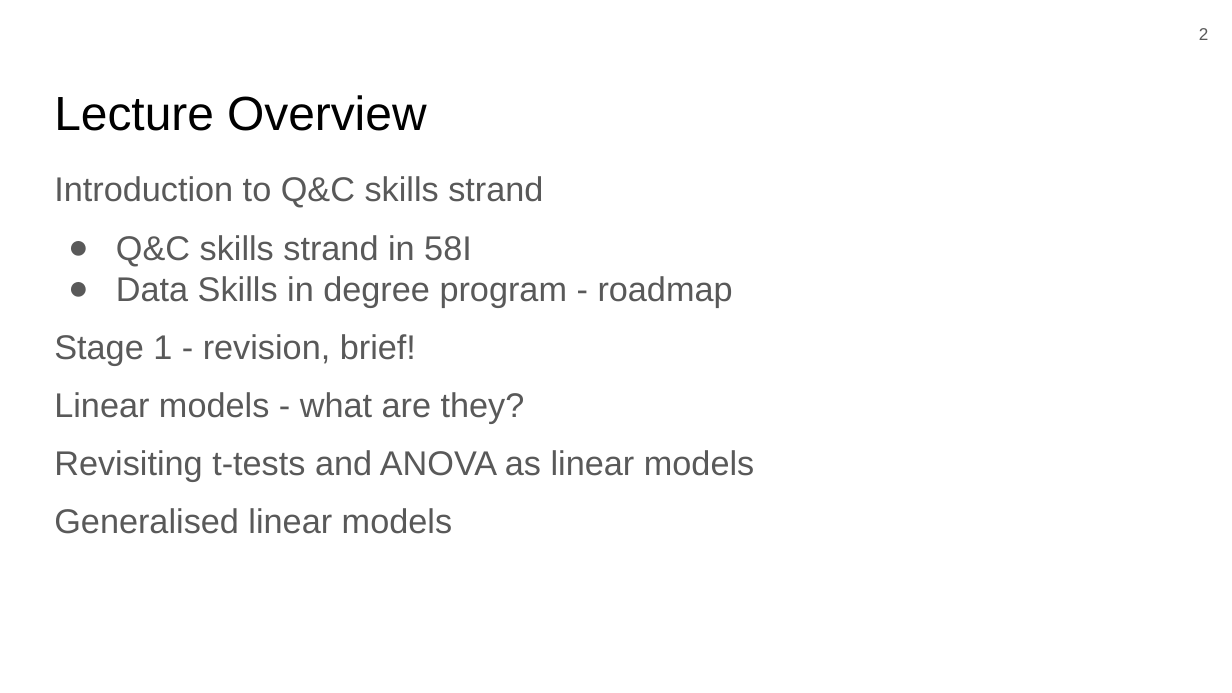
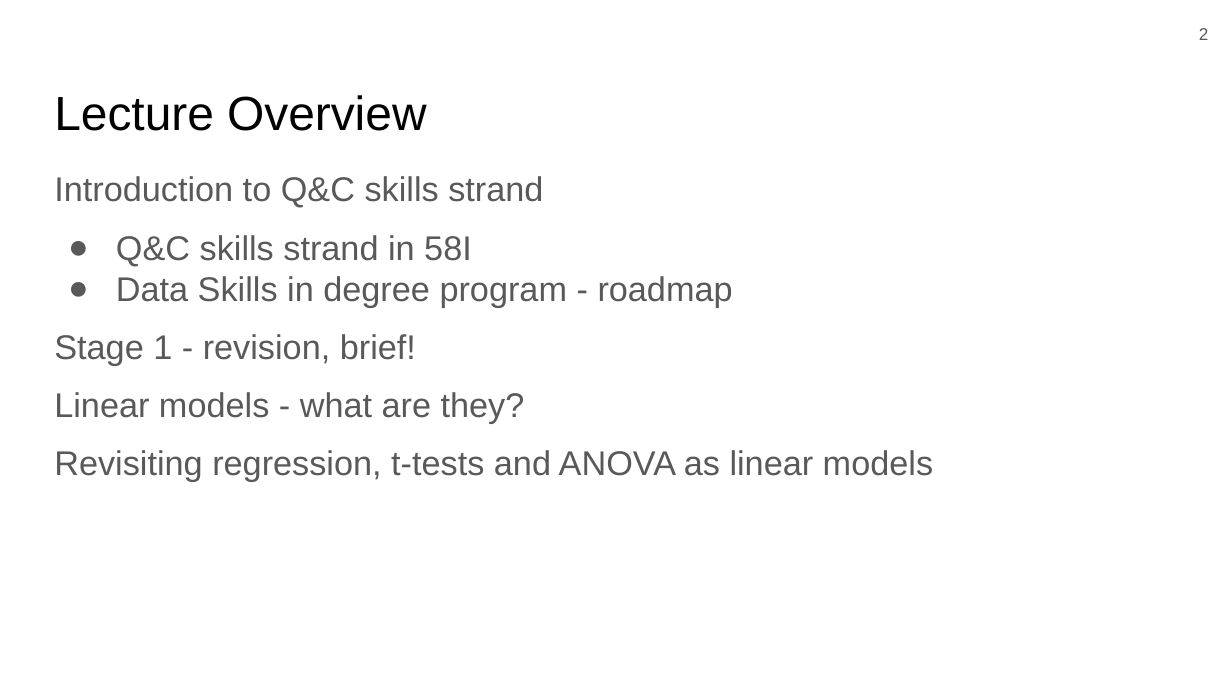
Before and after one commit to 3mmaRand/58I_quant_and_comp_2019, a slide deck: slide 2 of slides/introduction_2019.pptx. Drawn at 1232x693 pixels with LibreOffice and Linux fonts; fonts in the diff are those of the drawing; background and template pictures are left out. Boxes give left, top, right and bottom in pixels: in the first picture for what was removed or moved away, otherwise in the second. Text is boxed around its words. In the diff, an @@ line names an element or a change of style, - is before the commit and + after.

```diff
--- a/slides/introduction_2019.pptx
+++ b/slides/introduction_2019.pptx
@@ text at (54, 450, 933, 482): text changed @@
-Revisiting t-tests and ANOVA as linear models
-Generalised linear models
+Revisiting regression, t-tests and ANOVA as linear models
```
Also in this commit, not shown: 1 other slide changed, 4 other files.
